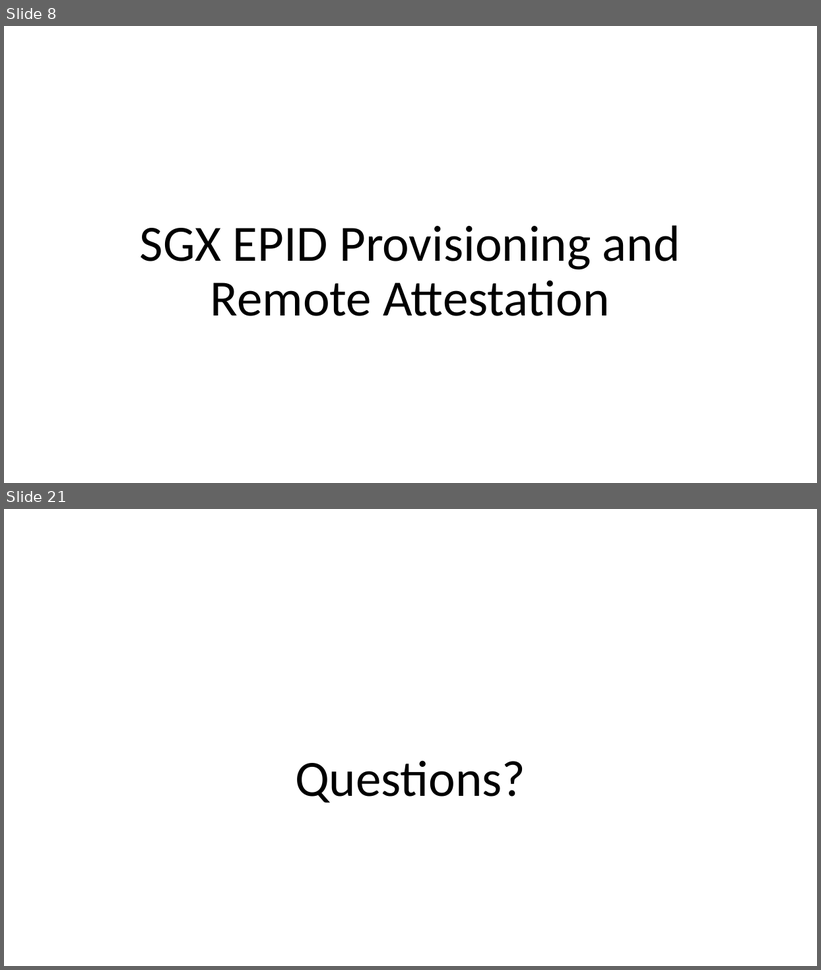
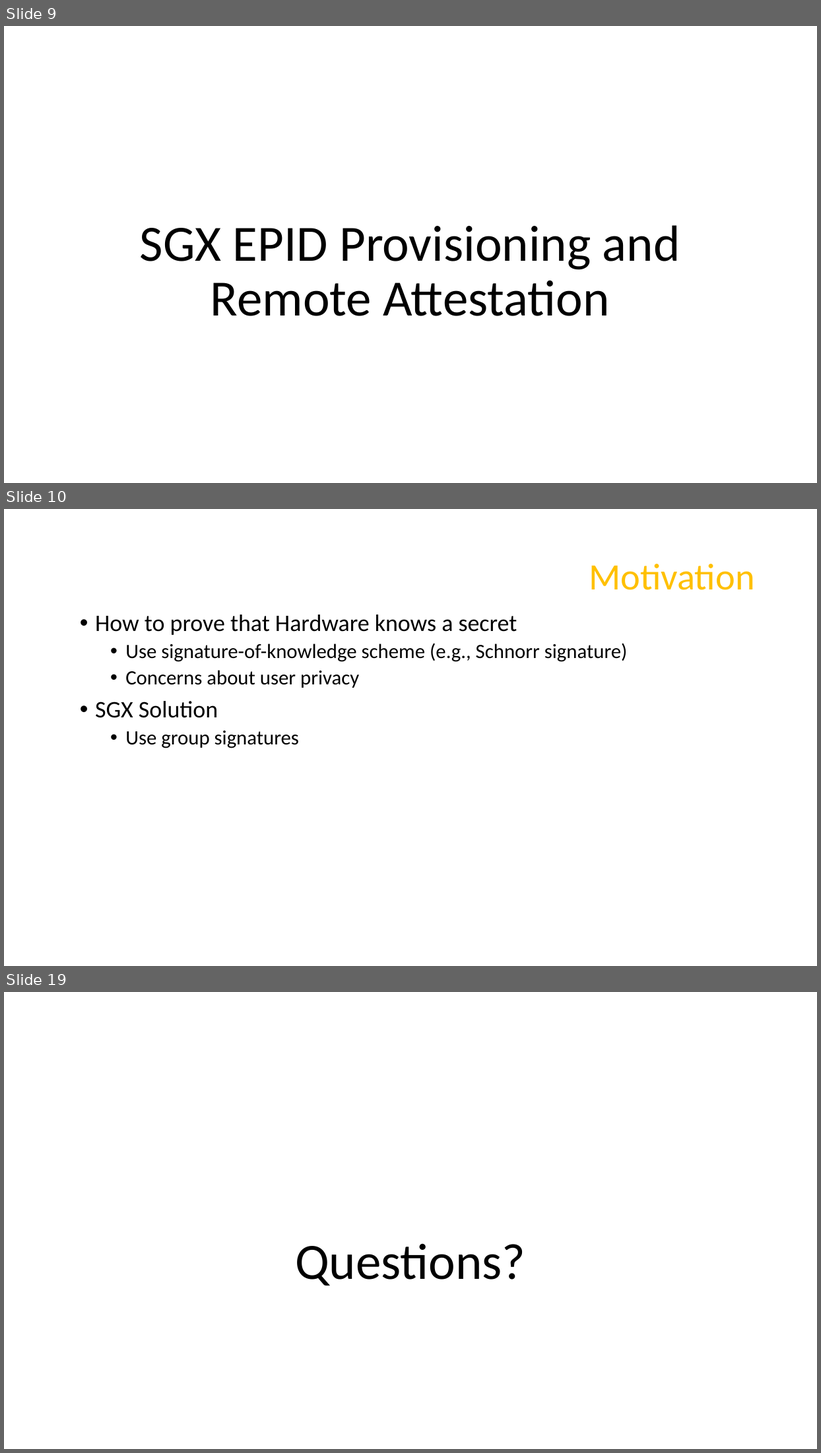
Before and after one commit to axelexic/sgx_remote_attestation_bh_17, a slide deck: presentation/us-17-Swami-SGX-Remote-Attestation-Is-Not-Sufficient.pptx. Shown one above the other, each under a label of ours: slides 8 and 21 before the commit, slides 9, 10 and 19 after it; the slides between them are not shown. The pictures are 821x970 and 821x1453 pixels, drawn with LibreOffice and Linux fonts; fonts in the diff are those of the drawing; background and template pictures are left out. Boxes give left, top, right and bottom in pixels: in the first picture for what was removed or moved away, otherwise in the second. Text is boxed around its words. In the diff, an @@ line names an element or a change of style, - is before the commit and + after.

```diff
--- a/presentation/us-17-Swami-SGX-Remote-Attestation-Is-Not-Sufficient.pptx
+++ b/presentation/us-17-Swami-SGX-Remote-Attestation-Is-Not-Sufficient.pptx
@@ slide 10 added at [4,509,817,966], background picture (left out) @@
@@ title added at [589,564,755,590], 44 pt, text #FFC000 @@
+Motivation
@@ text added at [95,615,628,749], 24 pt, text #000000 @@
+• How to prove that Hardware knows a secret
+  • Use signature-of-knowledge scheme (e.g., Schnorr signature)
+  • Concerns about user privacy
+• SGX Solution
+  • Use group signatures
@@ what was slide 8 is now slide 9 @@
@@ what was slide 21 is now slide 19 @@
```
Also in this commit, not shown: 13 slides changed, 3 other slides added, 2 slides removed, 3 other files.
